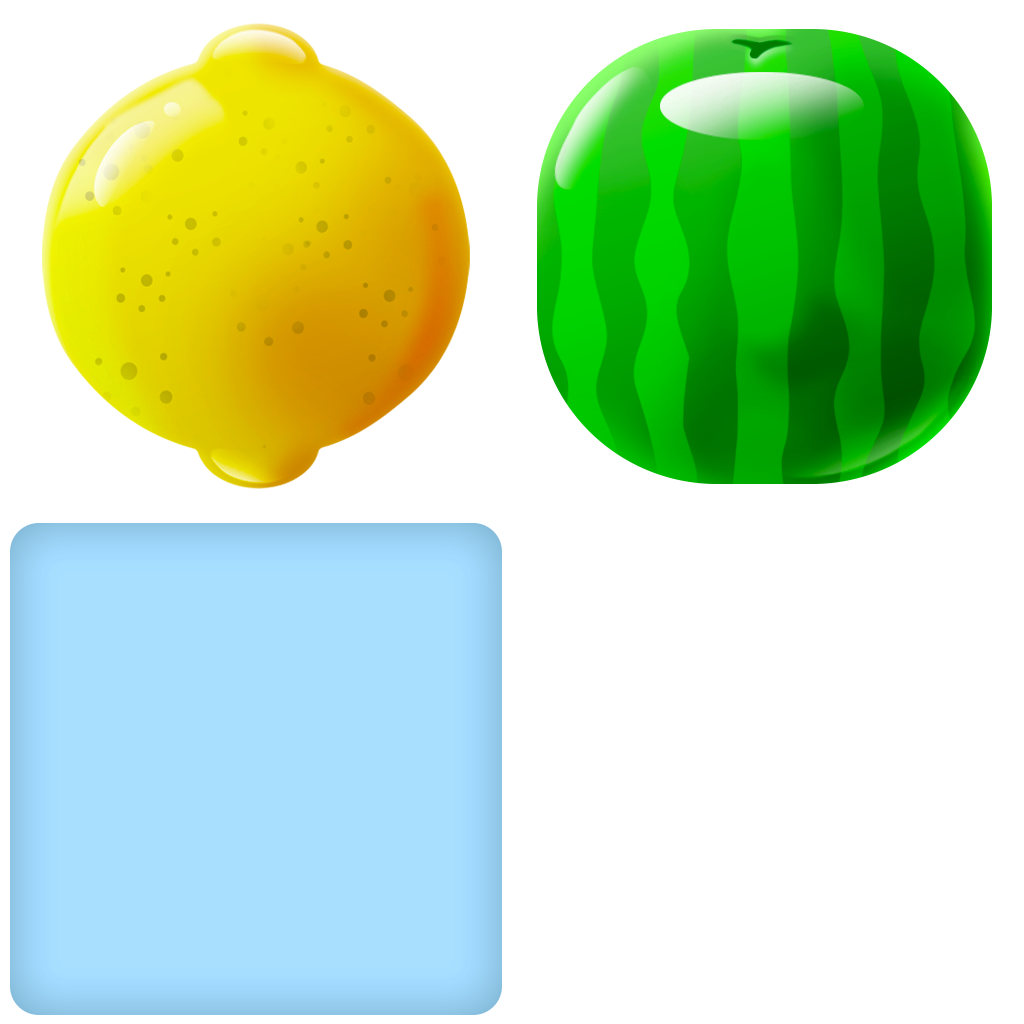
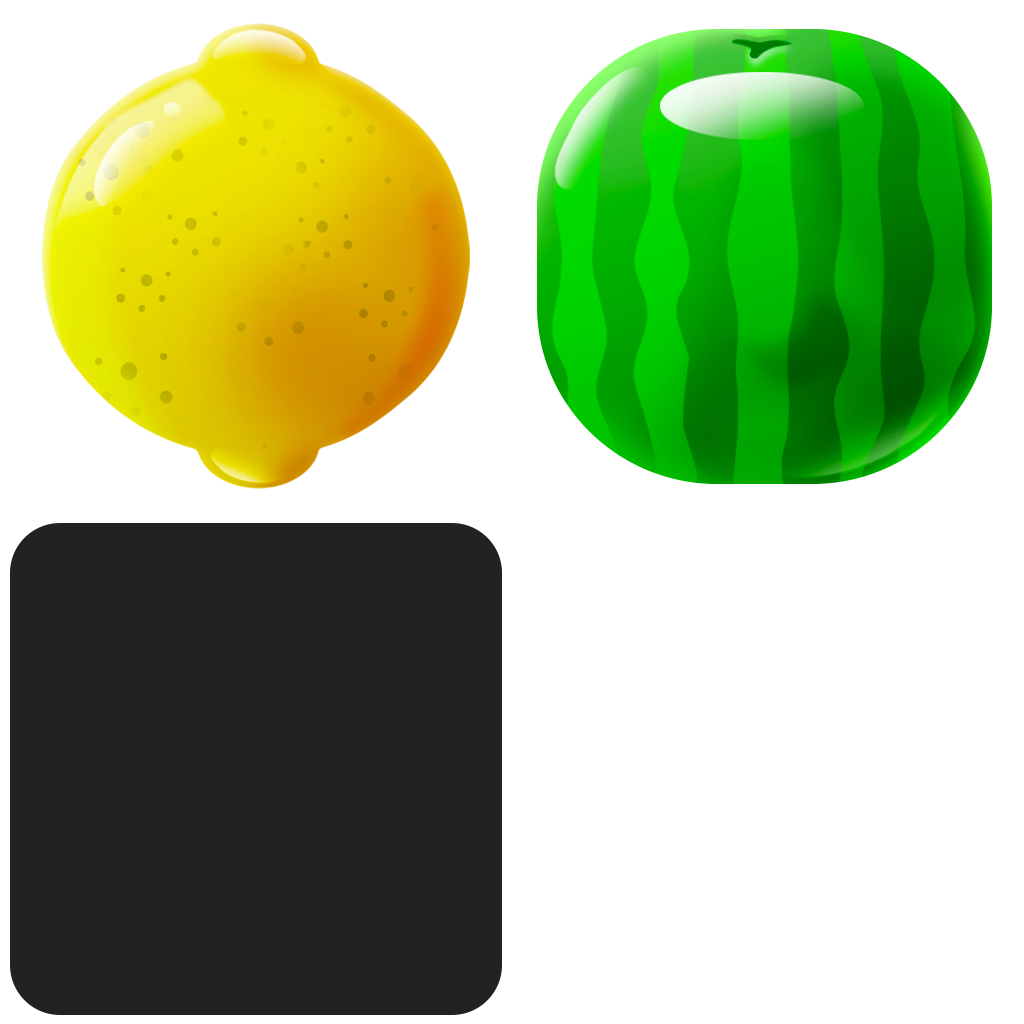
Layers edited between the first and the second w=1024, h=1024 image:
added layer "Rounded Rectangle 1" in group "FRUITS" over [left=10, top=523, right=502, bottom=1015]
hid "Color Fill 3" over [left=10, top=523, right=502, bottom=1015]
hid "ingame_grid_bg_01" over [left=10, top=523, right=502, bottom=1015]
